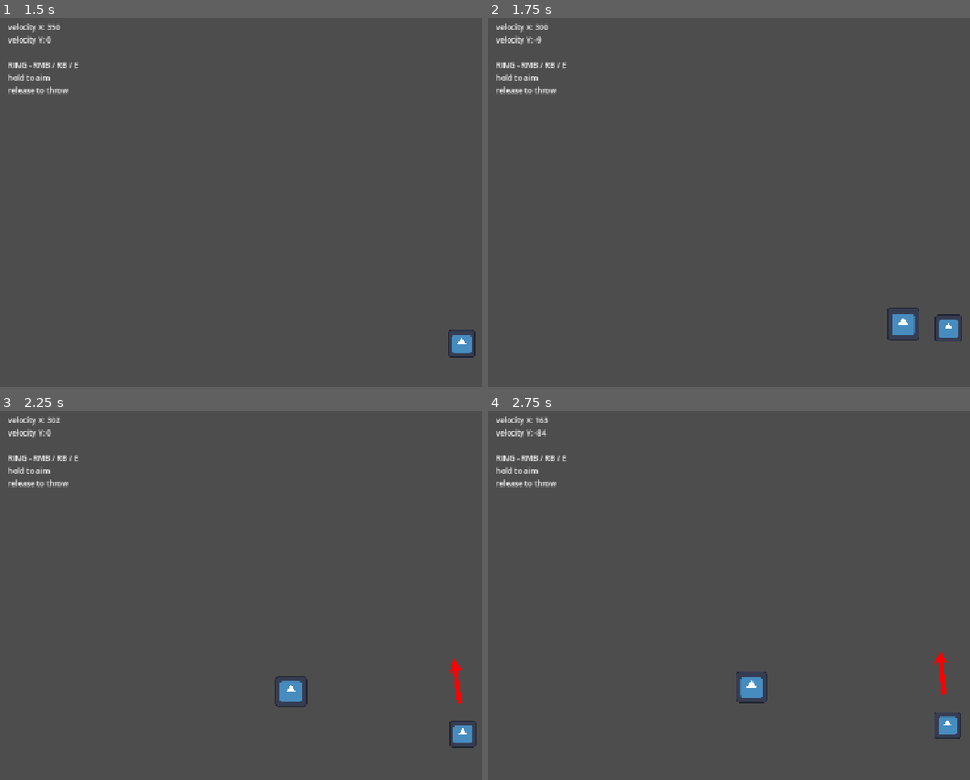
Above: before the commit, frames 1-4 (two rows, left to right).
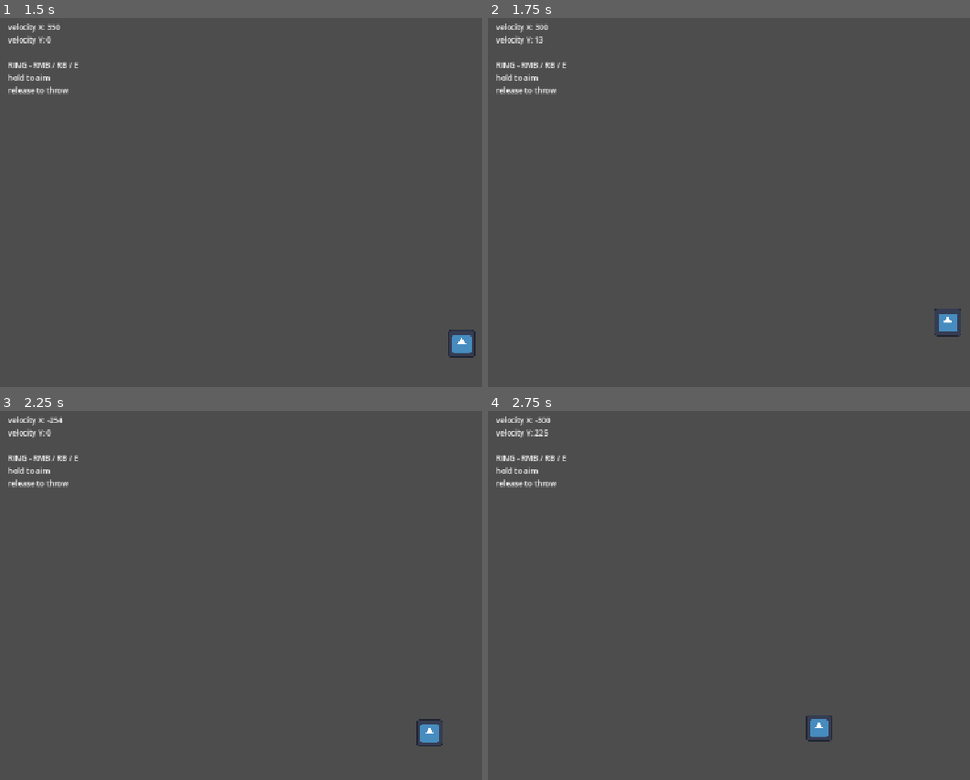
Above: after the commit, the same moments.

Repository: untugo/metroidvania-jam
Game: Godot game, scene res://scenes/world.tscn
Two runs of this game, one before a commit and one after it. Both use one fixed random seed, a clock stepped at 60 frames per second and the inputs below. The engine's default icon, where the game draws it, is replaced by a stand-in: a white triangle on a blue panel in a dark square.
Inputs (mouse positions are in pixels of both pictures, inside the frame that each line leads up to):
- Up to frame 1 (1.5 s): tap Enter (ui_accept) at 0.5, 0.77, 1.07 s; move the mouse to (outside the picture) at 0.52 s; press the mouse at (outside the picture) at 0.53 s; hold D (MOVE_RIGHT) from 0.53 s (still down); tap Shift (dash) at 0.8, 1.35 s; move the mouse to (216, 239) at 1.27 s; release the mouse at (216, 239) at 1.28 s
- Up to frame 2 (1.75 s): keep holding D (MOVE_RIGHT); tap Enter (ui_accept) at 1.52 s; tap E (ring) at 1.55 s
- Up to frame 3 (2.25 s): tap Enter (ui_accept) at 1.82 s; move the mouse to (438, 521) at 2.02 s; release D (MOVE_RIGHT) at 2.03 s; hold A (MOVE_LEFT) from 2.03 s (still down); hold E (ring) from 2.03 s (still down)
- Up to frame 4 (2.75 s): keep holding A (MOVE_LEFT); keep holding E (ring); tap Enter (ui_accept) at 2.3 s

Frame 1 is identical in both runs. In frame 2, 0.6% of the frame differs, in the area x 9-99%, y 4-88%; in frame 3, 1.0%, in the area x 9-99%, y 1-92%; in frame 4, 1.0%.

Commit message:
hand + pickable and ring base + player control flags

Diff:
--- a/scenes/player.tscn
+++ b/scenes/player.tscn
@@ -1,17 +1,19 @@
 [gd_scene format=3 uid="uid://br5r2ckil35is"]
 
-[ext_resource type="Script" uid="uid://c78ani04sma5v" path="res://scripts/player scripts/player.gd" id="1_g2els"]
 [ext_resource type="Texture2D" uid="uid://b7n2gxcd8rxmu" path="res://assets/art/icon.svg" id="2_qhqgy"]
 [ext_resource type="PackedScene" uid="uid://bat2wv1lxk2ll" path="res://debug/debug UI.tscn" id="2_tuyoq"]
 [ext_resource type="Texture2D" uid="uid://6341lixl4ox8" path="res://assets/art/arrow.png" id="3_qhqgy"]
 [ext_resource type="Script" uid="uid://csmy8ycycfqb0" path="res://scripts/player scripts/character_controller.gd" id="4_dqkch"]
 [ext_resource type="Script" uid="uid://dfi1dyr3i54vx" path="res://scripts/player scripts/camera_controller.gd" id="5_qlg0r"]
+[ext_resource type="Script" uid="uid://657ashe4v6co" path="res://scripts/player scripts/hand_controller.gd" id="6_fjrip"]
 
 [sub_resource type="RectangleShape2D" id="RectangleShape2D_g2els"]
 size = Vector2(44, 44)
 
+[sub_resource type="CircleShape2D" id="CircleShape2D_i6s0i"]
+radius = 64.49806
+
 [node name="Player" type="CharacterBody2D" unique_id=493283035]
-script = ExtResource("1_g2els")
 
 [node name="Cameras" type="Node2D" parent="." unique_id=1850579589]
 
@@ -56,13 +58,24 @@
 position = Vector2(-48, -48.000004)
 scale = Vector2(0.00037093257, 0.0047649518)
 
+[node name="Hand" type="Node2D" parent="." unique_id=167739036]
+script = ExtResource("6_fjrip")
+
+[node name="reach" type="Area2D" parent="Hand" unique_id=1457743706]
+
+[node name="reach collision" type="CollisionShape2D" parent="Hand/reach" unique_id=373248502]
+shape = SubResource("CircleShape2D_i6s0i")
+
+[node name="hand socket" type="Marker2D" parent="Hand" unique_id=1901988939]
+
+[node name="Camera Component" type="Node" parent="." unique_id=364050083 node_paths=PackedStringArray("camera", "body", "marker")]
+script = ExtResource("5_qlg0r")
+camera = NodePath("../Cameras/MovementCamera")
+body = NodePath("..")
+marker = NodePath("../AimPivot/Marker")
+
 [node name="Movement Component" type="Node" parent="." unique_id=792971925 node_paths=PackedStringArray("body")]
 script = ExtResource("4_dqkch")
-body = NodePath("..")
-
-[node name="Camera Component" type="Node" parent="." unique_id=364050083 node_paths=PackedStringArray("camera", "body")]
-script = ExtResource("5_qlg0r")
-camera = NodePath("../Cameras/MovementCamera")
 body = NodePath("..")
 
 [node name="DebugUI" parent="." unique_id=731995366 instance=ExtResource("2_tuyoq")]
@@ -70,6 +83,7 @@
 [node name="debug text" parent="DebugUI/canvas layer/MarginContainer" parent_id_path=PackedInt32Array(731995366, 1766528258) index="0" unique_id=375816776 node_paths=PackedStringArray("body")]
 body = NodePath("../../../..")
 
-[connection signal="dash" from="." to="." method="_on_dash"]
+[connection signal="body_entered" from="Hand/reach" to="Hand" method="_on_reach_body_entered"]
+[connection signal="body_exited" from="Hand/reach" to="Hand" method="_on_reach_body_exited"]
 
 [editable path="DebugUI"]
--- a/scenes/ring.tscn
+++ b/scenes/ring.tscn
@@ -1,16 +1,15 @@
 [gd_scene format=3 uid="uid://coy6x8uc2rt8k"]
 
 [ext_resource type="Texture2D" uid="uid://b7n2gxcd8rxmu" path="res://assets/art/icon.svg" id="1_03kdj"]
-[ext_resource type="Script" uid="uid://d1f1kjgh5tm68" path="res://scripts/ring.gd" id="1_f7lrs"]
+[ext_resource type="Script" uid="uid://d1f1kjgh5tm68" path="res://scripts/ring scripts/ring (old).gd" id="1_f7lrs"]
+
+[sub_resource type="CircleShape2D" id="CircleShape2D_6pdoe"]
+radius = 320.09998
 
 [sub_resource type="CircleShape2D" id="CircleShape2D_b1gpb"]
-radius = 31.144823
-
-[sub_resource type="CircleShape2D" id="CircleShape2D_6pdoe"]
-radius = 222.02026
+radius = 40.0
 
 [node name="Ring" type="RigidBody2D" unique_id=1469407233]
-visible = false
 collision_layer = 0
 collision_mask = 0
 mass = 0.002
@@ -22,10 +21,13 @@
 scale = Vector2(0.3984375, 0.3984375)
 texture = ExtResource("1_03kdj")
 
-[node name="ColisionShape2D" type="CollisionShape2D" parent="." unique_id=515231166]
-shape = SubResource("CircleShape2D_b1gpb")
-
 [node name="RadiusArea" type="Area2D" parent="." unique_id=2066101076]
 
 [node name="CollisionShape2D" type="CollisionShape2D" parent="RadiusArea" unique_id=146006582]
 shape = SubResource("CircleShape2D_6pdoe")
+debug_color = Color(1, 1, 1, 0.05882353)
+
+[node name="RingReachArea" type="Area2D" parent="." unique_id=326622059]
+
+[node name="ColisionShape2D" type="CollisionShape2D" parent="RingReachArea" unique_id=515231166]
+shape = SubResource("CircleShape2D_b1gpb")
--- a/scenes/world.tscn
+++ b/scenes/world.tscn
@@ -17,7 +17,5 @@
 position = Vector2(552, 443)
 
 [node name="Ring" parent="." unique_id=1469407233 instance=ExtResource("2_4wyf3")]
+visible = false
 position = Vector2(430, 443)
-
-[connection signal="dash" from="Player" to="Ring" method="_on_player_dash"]
-[connection signal="ring" from="Player" to="Ring" method="_on_player_ring"]
--- /dev/null
+++ b/scripts/base scripts/pickable_base.gd
@@ -0,0 +1,17 @@
+#some state logic from ring.gd could be moved here
+
+class_name Pickable
+extends RigidBody2D
+
+var object = self
+
+
+func _ready() -> void:
+	pass # Replace with function body.
+
+
+func pick_up():
+	#object.state = state..?
+	object.freeze = true
+	object.angular_velocity = 0.0
+	object.linear_velocity = Vector2.ZERO
--- /dev/null
+++ b/scripts/object scripts/ring_anchor.gd
@@ -0,0 +1,2 @@
+class_name RingAnchor
+extends Node
--- a/scripts/player scripts/camera_controller.gd
+++ b/scripts/player scripts/camera_controller.gd
@@ -5,7 +5,7 @@
 @export var body: CharacterBody2D
 
 #@export var alt_camera: Camera2D
-#@export var marker: Marker2D
+@export var marker: Marker2D
 
 var min_zoom: Vector2 = Vector2(1.3, 1.3)
 var max_zoom: Vector2 = Vector2(0.92, 0.92)
@@ -57,11 +57,12 @@
 		#target_zoom = base_zoom
 
 	camera.zoom = camera.zoom.lerp(target_zoom, delta * 0.8)
+	#update_ring_camera(delta)
 
 #func update_ring_camera(delta):
 	##if !alt_camera: return
 	##if alt_camera.is_current():
-	#
+
 	#var target_position: Vector2 = marker.global_position
 	#camera.drag_horizontal_enabled = false
 	#camera.global_position = lerp(camera.global_position, target_position, 150 * delta)
--- a/scripts/player scripts/character_controller.gd
+++ b/scripts/player scripts/character_controller.gd
@@ -5,25 +5,31 @@
 
 var direction: float
 var velocity: Vector2
-var jump_velocity: float = -400.0
 
-var peak_velocity_ground: float = 350.0
-var peak_velocity_air: float = 300.0
+@export var jump_velocity: float = -400.0
+@export var peak_velocity_air: float = 300.0
+@export var peak_velocity_ground: float = 350.0
 
 var current_friction: float
-var friction_ground: float = 1200.0
-var friction_air: float = 100.0
+@export var friction_air: float = 100.0
+@export var friction_ground: float = 1200.0
+@export var turn_around_friction: float = 9850.0
 
 var current_accel_rate: float
-var accel_rate_ground: float = 1700.0
-var accel_rate_air: float = 900.0
+@export var accel_rate_air: float = 900.0
+@export var accel_rate_ground: float = 1700.0
 
 #var jump_time_timer: float
 #var jump_time_timer_time: float = 2
-var jump_cut_factor: float = 0.35
+@export var jump_cut_factor: float = 0.35
+
+#controll flags
+var can_move: bool = true           #false to lock movement
+var force_stop: bool = false        #true to kill velocity
+var apply_gravity: bool = true      #false to stop apply gravity gravity
 
 
-func _physics_process(delta: float) -> void:
+func _physics_process(delta: float):
 	if !body: return
 
 	calculate_movement()
@@ -34,39 +40,37 @@
 	velocity = body.velocity
 
 
-func calculate_movement() -> void:
-	if !body.ring_state:
+func calculate_movement():
+	if can_move:
 		direction = Input.get_action_strength("MOVE_RIGHT") - Input.get_action_strength("MOVE_LEFT")
 	else: direction = 0.0
 
 
-#add input buffer + coyote time
-func apply_movement(delta: float) -> void:
-	var target_speed: float
-	var current_direction: float = sign(velocity.x)
+#add input buffer + coyote time later
+func apply_movement(delta: float):
+	var on_floor: bool = body.is_on_floor()
+	var target_speed: float = peak_velocity_ground if on_floor else peak_velocity_air
 
-	if body.is_on_floor():
-		target_speed = peak_velocity_ground
-		current_accel_rate = accel_rate_ground
-		current_friction = friction_ground
 
-		if Input.is_action_just_pressed("ui_accept"):
-			velocity.y = jump_velocity
+	current_accel_rate = accel_rate_ground if on_floor else accel_rate_air
+	current_friction = friction_ground if on_floor else friction_air
 
-	else:
-		target_speed = peak_velocity_air
-		current_accel_rate = accel_rate_air
-		current_friction = friction_air
 
-		if body.ring_state:
-			velocity = lerp(velocity, Vector2.ZERO, 6 * delta)
-		else: velocity += body.get_gravity() * delta
+	if !on_floor and apply_gravity:
+		velocity += body.get_gravity() * delta
 
-		if Input.is_action_just_released("ui_accept") and velocity.y < -100.0:
-			velocity.y *= jump_cut_factor
+	if on_floor and Input.is_action_just_pressed("ui_accept"):
+		velocity.y = jump_velocity
+
+	if Input.is_action_just_released("ui_accept") and velocity.y < -100.0:
+		velocity.y *= jump_cut_factor
+
+	if force_stop:
+		body.velocity = lerp(body.velocity, Vector2.ZERO, 12 * delta)
+
 
 	if direction != 0.0:
-		var alignment := Vector2(current_direction, 0.0).dot(Vector2(direction, 0.0))
+		var alignment: float = Vector2(velocity.x, 0.0).dot(Vector2(direction, 0.0))
 
 		if alignment < 0.0:
 			velocity.x = move_toward(velocity.x, 0.0, 9850 * delta)
@@ -74,3 +78,18 @@
 			velocity.x = move_toward(velocity.x, direction * target_speed, current_accel_rate * delta)
 	else:
 		velocity.x = move_toward(velocity.x, 0.0, current_friction * delta)
+
+
+#used by player states
+func set_control_mode(moving: bool, gravity: bool = true, stop: bool = false):
+	can_move = moving
+	apply_gravity = gravity
+	force_stop = stop
+
+
+func add_impulse(impulse: Vector2):
+	velocity += impulse
+
+
+func set_velocity(new_vel: Vector2):
+	velocity = new_vel
--- /dev/null
+++ b/scripts/player scripts/hand_controller.gd
@@ -0,0 +1,75 @@
+extends Node2D
+
+@export var aim_pivot: Node2D
+@export var movement_component: MovementComponent
+
+@onready var ring: Ring = get_node_or_null("../../Ring") as Ring
+@onready var hand_socket: Marker2D = $"hand socket"
+
+var proximity_objects: Array = []
+var held_object: Pickable = null
+var is_aiming: bool = false
+
+
+func _process(delta: float) -> void:
+	if is_aiming and aim_pivot:
+		aim_pivot.look_at(get_global_mouse_position())
+
+	if held_object and held_object is Ring:
+		held_object.global_position = hand_socket.global_position
+		held_object.rotation = hand_socket.global_rotation
+
+
+func _on_reach_body_entered(body: Pickable) -> void:
+	proximity_objects.append(body)
+
+func _on_reach_body_exited(body: Node2D) -> void:
+	proximity_objects.erase(body)
+
+
+func _unhandled_input(event: InputEvent) -> void:
+	if event.is_action_pressed("ACTION_01") and not event.is_echo():
+		if held_object: throw_held_object()
+		else: try_pick()
+
+
+
+
+func start_aiming():
+	is_aiming = true
+	if aim_pivot: aim_pivot.visible = true
+	Engine.time_scale = 0.2
+
+
+func stop_aiming():
+	is_aiming = false
+	if aim_pivot: aim_pivot.visible = false
+	Engine.time_scale = 1.0
+
+
+#ring based for the sake of the jam
+#could use add proximity logic here
+func try_pick():
+	if ring and ring.state == Ring.STATES.DROPPED or ring.state == Ring.STATES.THROWN:
+		pick_up(ring)
+
+
+func pick_up(object: Pickable):
+	if not object: return
+	held_object = object
+	object.pick_up()
+
+
+func throw_held_object():
+	if not held_object: return
+	stop_aiming()
+
+	var throw_dir = (get_global_mouse_position() - hand_socket.global_position).normalized()
+	var throw_power = 800.0
+
+#ring based, the logic could be moved to pickable_base.gd to make ir common
+	if held_object is Ring:
+		var ring = held_object as Ring
+		ring.throw(throw_dir, throw_power)
+
+	held_object = null
--- a/scripts/player scripts/player.gd
+++ b/scripts/player scripts/player.gd
@@ -6,10 +6,10 @@
 const LAUNCH_POWER = 800.0
 const DASH_DURATION = 0.20
 
-@export var ring_state: bool = false
-@onready var aim_pivot: Node2D = $AimPivot
-@onready var ring_node: RigidBody2D = get_node_or_null("../Ring")
-@onready var radius_area: Area2D = ring_node.get_node_or_null("RadiusArea") if ring_node else null
+#@export var ring_state: bool = false
+#@onready var aim_pivot: Node2D = $AimPivot
+#@onready var ring_node: RigidBody2D = get_node_or_null("../Ring")
+#@onready var radius_area: Area2D = ring_node.get_node_or_null("RadiusArea") if ring_node else null
 
 #could make a cleaner camera system
 @onready var ring_camera: Camera2D = $Cameras/RingCamera
@@ -48,12 +48,12 @@
 			emit_signal("dash")
 
 
-func start_aiming():
-	#if ring_state:
-	ring_state = true
-	aim_pivot.visible = true
-	Engine.time_scale = 0.2
-	#ring_camera.make_current()
+#func start_aiming():
+	##if ring_state:
+	#ring_state = true
+	#aim_pivot.visible = true
+	#Engine.time_scale = 0.2
+	##ring_camera.make_current()
 
 
 func release_ring():
@@ -82,7 +82,7 @@
 		#Engine.time_scale = 1.0
 
 
-func is_in_ring_radius() -> bool:
-	if not radius_area:
-		return false
-	return radius_area.overlaps_body(self)
+#func is_in_ring_radius() -> bool:
+	#if not radius_area:
+		#return false
+	#return radius_area.overlaps_body(self)
--- a/scripts/ring.gd
+++ b/scripts/ring scripts/ring (old).gd
@@ -1,4 +1,4 @@
-extends RigidBody2D
+extends Ring
 
 @export var impulse: float = 1.042
 
@@ -8,7 +8,7 @@
 
 
 func _ready() -> void:
-	gravity_scale = 0.0
+	gravity_scale = 2.0
 	linear_damp = 2.0
 
 
--- /dev/null
+++ b/scripts/ring scripts/ring.gd
@@ -0,0 +1,55 @@
+class_name Ring
+extends Pickable
+
+enum STATES { HELD, THROWN, LOCKED, RETURNING, DROPPED }
+var state: STATES = STATES.DROPPED
+
+var owner_player: Node2D = null
+var current_anchor: RingAnchor = null
+
+
+func _ready() -> void:
+	freeze = true
+
+
+func throw(direction: Vector2, power: float):
+	if state == STATES.HELD or state == STATES.DROPPED:
+		state = STATES.THROWN
+		freeze = false
+
+		linear_velocity = Vector2.ZERO
+		angular_velocity = 0.0
+
+		apply_central_impulse(direction.normalized() * power)
+		apply_torque_impulse(randf_range(-200, 200))
+
+
+func request_lock(anchor: RingAnchor, delta: float):
+	if not anchor: return
+
+	current_anchor = anchor
+	state = STATES.LOCKED
+	freeze = true
+	global_position = global_position.lerp(anchor.global_position, 25.0 * delta)
+
+
+func unlock():
+	if state == STATES.LOCKED:
+		state = STATES.DROPPED
+		current_anchor = null
+		freeze = false
+
+
+#not sure how this could work yet
+func recall():
+	pass
+
+
+func can_dash_to() -> bool:
+	return state == STATES.LOCKED or state == STATES.THROWN
+
+
+func get_dash_target() -> Vector2:
+	if current_anchor:
+		return current_anchor.global_position
+	return global_position
Not shown, added: scripts/base scripts/pickable_base.gd.uid
Not shown, added: scripts/object scripts/ring_anchor.gd.uid
Not shown, added: scripts/player scripts/hand_controller.gd.uid
Renamed: scripts/ring.gd.uid -> scripts/ring scripts/ring (old).gd.uid
Not shown, added: scripts/ring scripts/ring.gd.uid
Not shown, added: scenes/player.tscn182898269995.tmp
Not shown, added: scenes/player.tscn183022251386.tmp
Not shown, added: scenes/ring.tscn24358877025.tmp
Not shown, added: scenes/ring.tscn25456744316.tmp
Not shown, added: scenes/ring.tscn25472011268.tmp
Not shown, added: scenes/world.tscn24365324634.tmp
